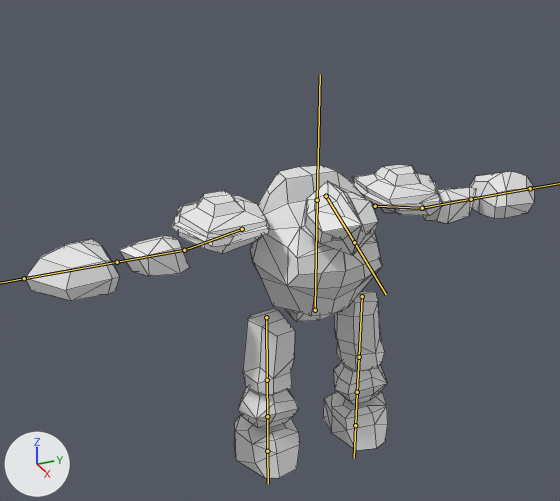
The FBX model Assets/Raw/Golem_fbx.fbx as it was, and as the next commit left it.
One viewpoint serves both versions: a 50 mm camera at (10.98, -5.59, 9.56) aimed at (-0.24, -0.54, 3.96). Lighting does not change. The marker at lower left points along +X, +Y and +Z. The bones that bend it are drawn over the model as lines. Mesh edges are drawn as thin lines.
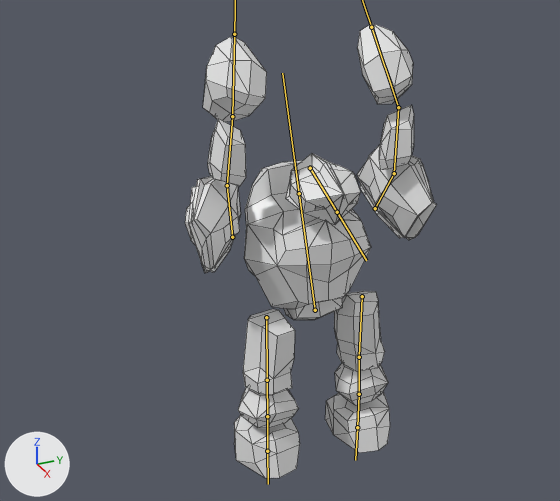
The newer file adds an action. The first version stands in its rest pose; the second is drawn at frame 46 of the action 'Armature|attack_3'.

What differs and where, as boxes (x1, y1, x2, y2) in the pictures (560 x 501 px):
'Cube', posed (50% narrower, 45% taller): before (25, 165, 534, 478); after (185, 23, 437, 478)
bone 'Bone', root to tip: before (315, 310) to (317, 200); after (315, 310) to (299, 193)
bone 'Bone.003', root to tip: before (375, 206) to (422, 208); after (375, 208) to (394, 173)
bone 'Bone.004', root to tip: before (422, 208) to (471, 199); after (394, 173) to (398, 107)
bone 'Bone.005', root to tip: before (471, 199) to (530, 188); after (398, 107) to (371, 27)
bone 'Bone.006', root to tip: before (242, 229) to (184, 250); after (232, 237) to (227, 185)
bone 'Bone.007', root to tip: before (184, 250) to (117, 262); after (227, 185) to (232, 116)
bone 'Bone.008', root to tip: before (117, 262) to (24, 278); after (232, 116) to (234, 34)
bone 'Bone.012', root to tip: before (359, 357) to (357, 392); after (359, 357) to (359, 394)
bone 'Bone.013', root to tip: before (357, 392) to (355, 425); after (359, 394) to (357, 427)
bone 'Bone.001', root to tip: before (326, 196) to (354, 242); after (310, 168) to (337, 212)

The edits, one by one:
Bone 'Bone' (bone_bone) turns from (0, 0, 0) to (0, 0, 20) degrees about its own x, y and z.
Bone 'Bone.003' (bone_bone_003) moves from (0.0, 0.0, 0.0) to (-0.06, 0.04, -0.04).
Bone 'Bone.003' (bone_bone_003) turns from (0, 0, 0) to (68, -29, -157) degrees about its own x, y and z.
Bone 'Bone.004' (bone_bone_004) turns from (0, 0, 0) to (4, -38, -39) degrees about its own x, y and z.
Bone 'Bone.005' (bone_bone_005) turns from (0, 0, 0) to (-18, -6, -18) degrees about its own x, y and z.
Bone 'Bone.006' (bone_bone_006) moves from (0.0, 0.0, 0.0) to (-0.12, 0.07, 0.04).
Bone 'Bone.006' (bone_bone_006) turns from (0, 0, 0) to (-76, 32, -160) degrees about its own x, y and z.
Bone 'Bone.007' (bone_bone_007) turns from (0, 0, 0) to (-20, 45, 7) degrees about its own x, y and z.
Bone 'Bone.008' (bone_bone_008) turns from (0, 0, 0) to (-10, 2, 30) degrees about its own x, y and z.
Bone 'Bone.012' (bone_bone_012) turns from (0, 0, 0) to (-6, 0, 0) degrees about its own x, y and z.
Bone 'Bone.013' (bone_bone_013) turns from (0, 0, 0) to (0, 0, 6) degrees about its own x, y and z.
Bone 'Bone.001' (bone_bone_001) moves from (0.0, 0.0, 0.0) to (-0.01, -0.32, 0.0).
